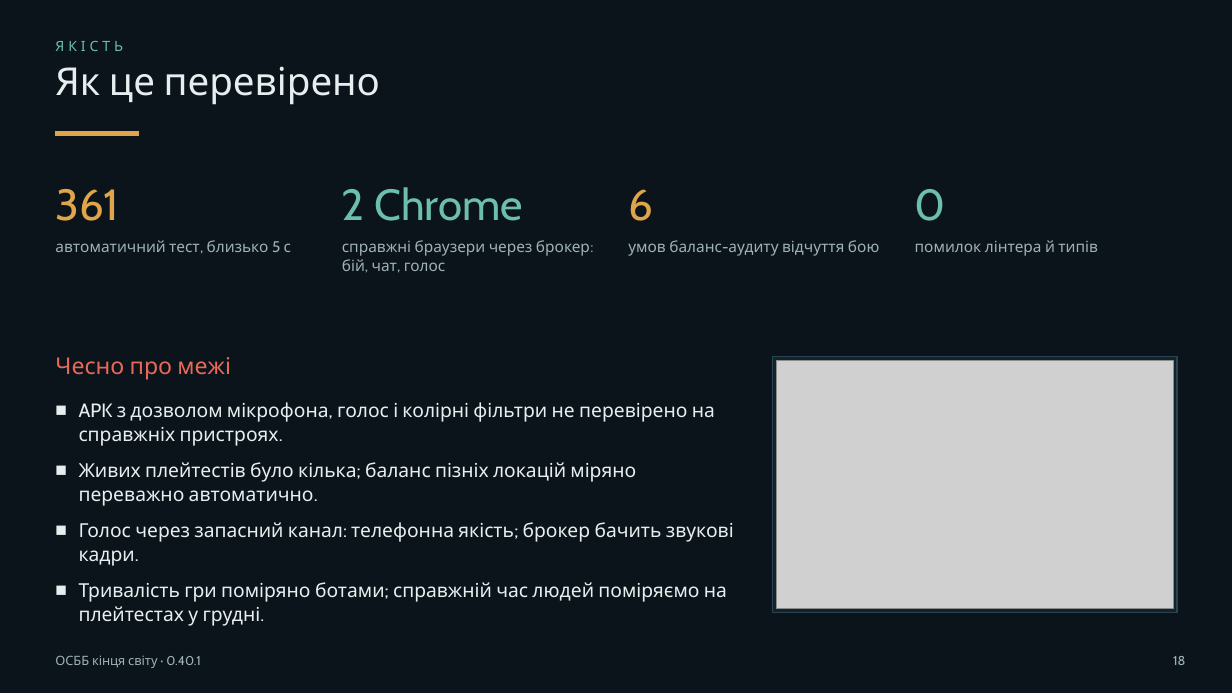
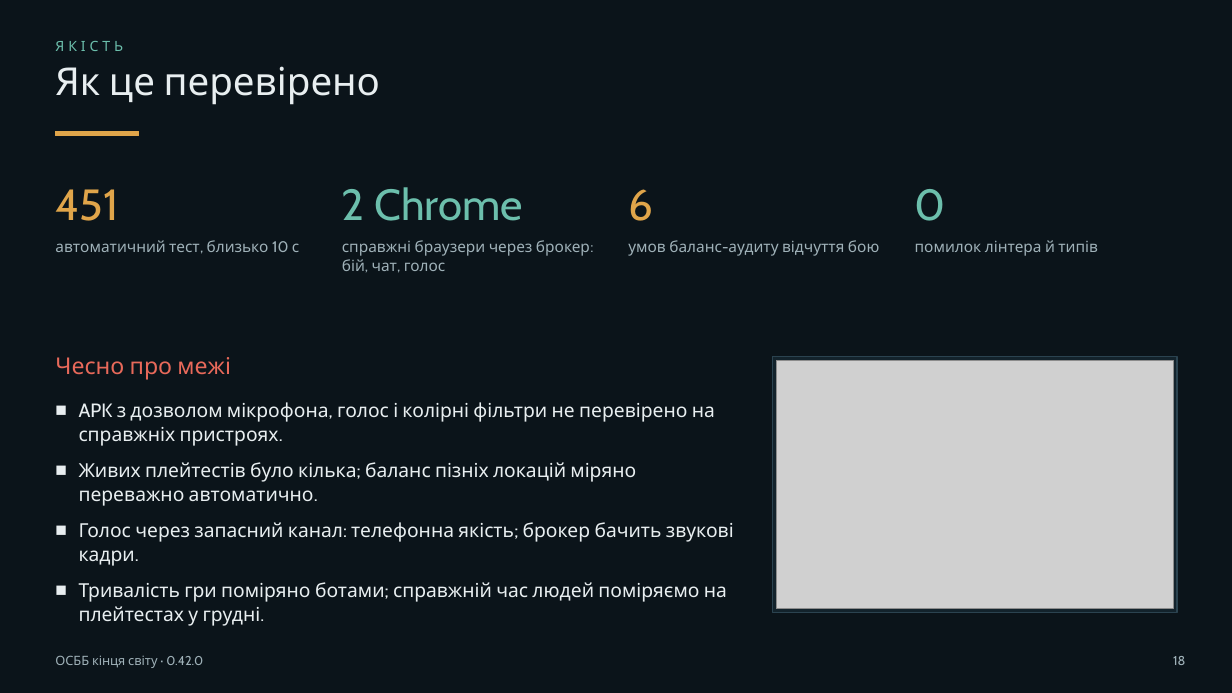
Before and after one commit to valera99686/osbb-end-of-world, a slide deck: slide 18 of docs/presentation/osbb-presentation.pptx. Drawn at 1232x693 pixels with LibreOffice and Linux fonts; fonts in the diff are those of the drawing; grey boxes stand for pictures. Boxes give left, top, right and bottom in pixels: in the first picture for what was removed or moved away, otherwise in the second. Text is boxed around its words. In the diff, an @@ line names an element or a change of style, - is before the commit and + after.

```diff
--- a/docs/presentation/osbb-presentation.pptx
+++ b/docs/presentation/osbb-presentation.pptx
@@ text at (55,189,118,221): text changed @@
-361
+451
@@ text at (55,240,299,252): text changed @@
-автоматичний тест, близько 5 с
+автоматичний тест, близько 10 с
@@ text at (55,655,203,668): text changed @@
-ОСББ кінця світу · 0.40.1
+ОСББ кінця світу · 0.42.0
```
Also in this commit, not shown: 18 other slides changed, 58 other files.
